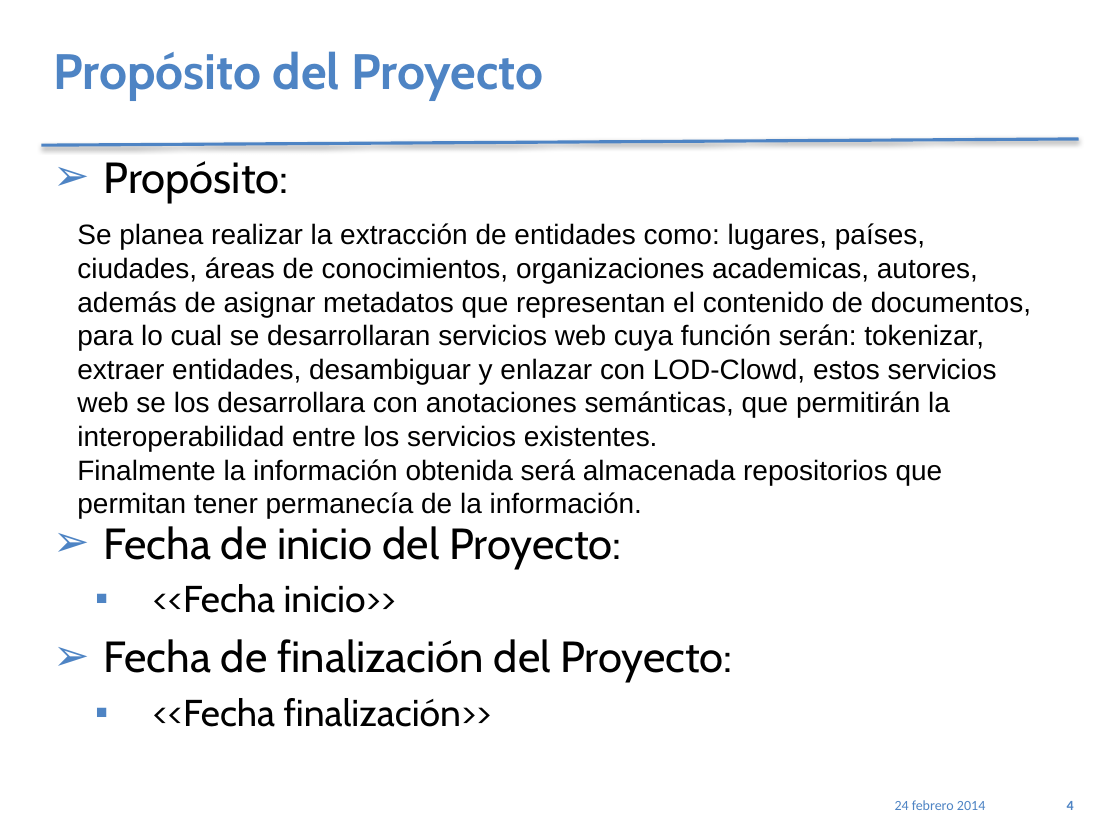
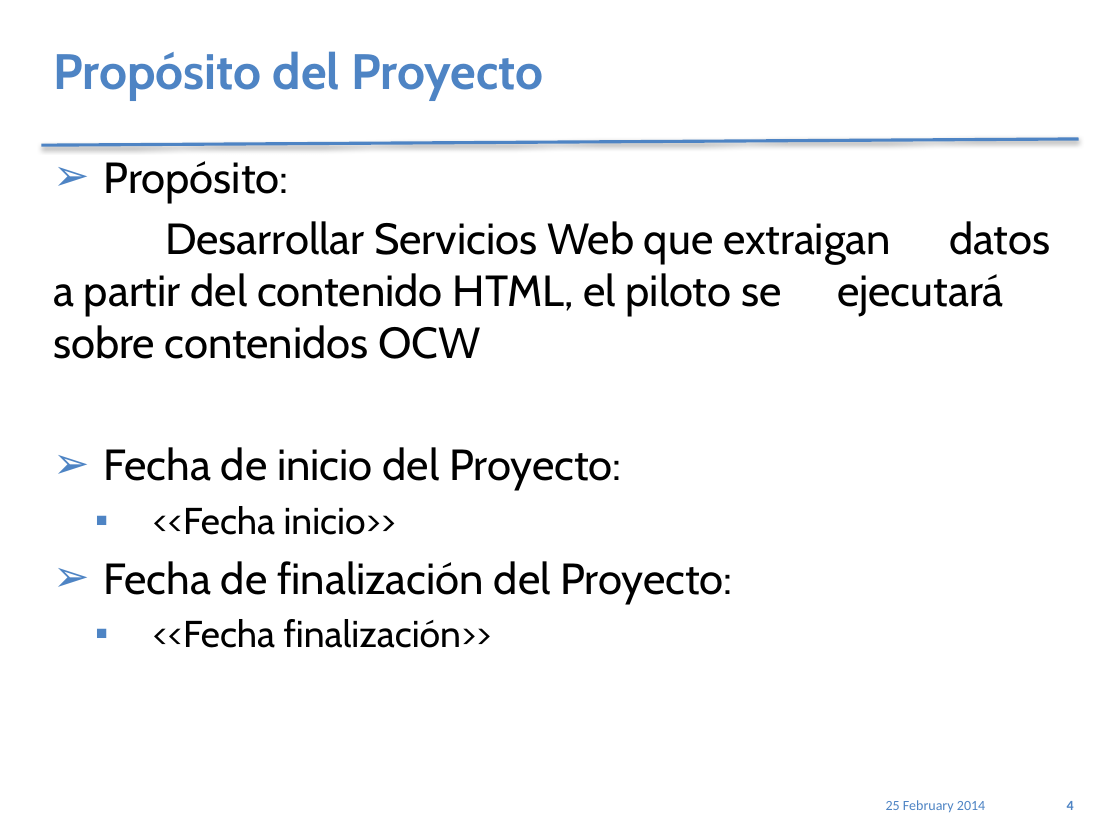
Before and after one commit to jholoc/proyectoScrapy, a slide deck: slide 4 of PlantillaPresetnacionPracticum_4.1.pptx. Drawn at 1120x840 pixels with LibreOffice and Linux fonts; fonts in the diff are those of the drawing. Boxes give left, top, right and bottom in pixels: in the first picture for what was removed or moved away, otherwise in the second. Text is boxed around its words. In the diff, an @@ line names an element or a change of style, - is before the commit and + after.

```diff
--- a/PlantillaPresetnacionPracticum_4.1.pptx
+++ b/PlantillaPresetnacionPracticum_4.1.pptx
@@ text at [53, 221, 1050, 359]: paragraph added @@
+Desarrollar Servicios Web que extraigan datos a partir del contenido HTML, el piloto se ejecutará sobre contenidos OCW
@@ text removed at [77, 223, 1031, 518] @@
-Se planea realizar la extracción de entidades como: lugares, países, ciudades, áreas de conocimientos, organizaciones academicas, autores, además de asignar metadatos que representan el contenido de documentos, para lo cual se desarrollaran servicios web cuya función serán: tokenizar, extraer entidades, desambiguar y enlazar con LOD-Clowd, estos servicios web se los desarrollara con anotaciones semánticas, que permitirán la interoperabilidad entre los servicios existentes.
-Finalmente la información obtenida será almacenada repositorios que permitan tener permanecía de la información.
@@ text at [886, 800, 985, 812]: text changed @@
-24 febrero 2014
+25 February 2014
```
Also in this commit, not shown: 6 other slides changed, 1 slide added, 4 slides removed, 1 other file.
